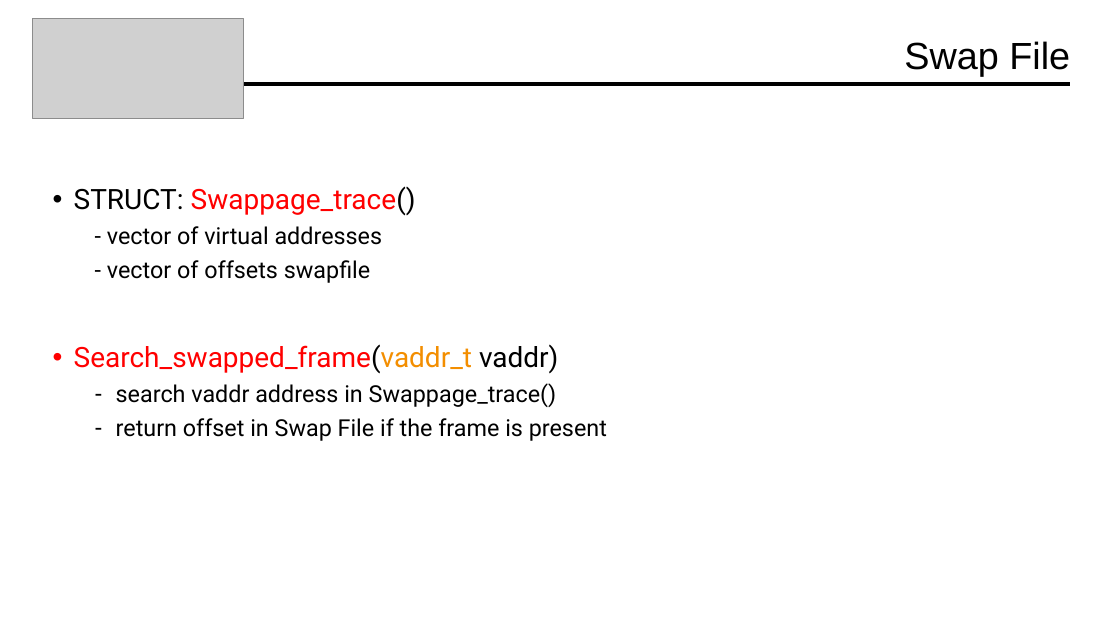
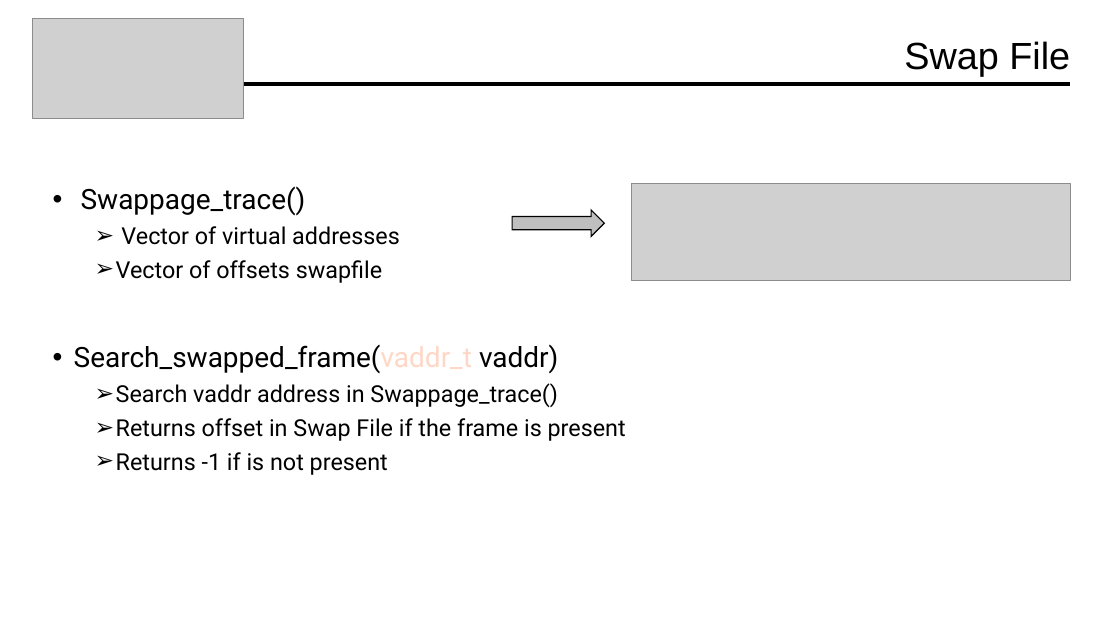
Before and after one commit to Davide619/OS161, a slide deck: slide 17 of Presentazione Progetto OS161.pptx. Drawn at 1120x630 pixels with LibreOffice and Linux fonts; fonts in the diff are those of the drawing; grey boxes stand for pictures. Boxes give left, top, right and bottom in pixels: in the first picture for what was removed or moved away, otherwise in the second. Text is boxed around its words. In the diff, an @@ line names an element or a change of style, - is before the commit and + after.

Commit message:
new presentation

```diff
--- a/Presentazione Progetto OS161.pptx
+++ b/Presentazione Progetto OS161.pptx
@@ text at (x1=81, y1=186, x2=400, y2=283): text changed @@
-• STRUCT: Swappage_trace()
-  - vector of virtual addresses
-  - vector of offsets swapfile
+• Swappage_trace()
+  ➢ Vector of virtual addresses
+  ➢ Vector of offsets swapfile
@@ picture added at (x1=632, y1=184, x2=1070, y2=281) @@
@@ right arrow added at (x1=513, y1=210, x2=605, y2=236), fill #BFBFBF, outline #000000 1 pt @@
@@ text at (x1=74, y1=344, x2=558, y2=373): text colour #FF0000 to #000000, text colour #F38E00 to #FFD7C6 in "Search_swapped_frame(vaddr_t" @@
@@ text at (x1=116, y1=383, x2=626, y2=475): text changed @@
-  – search vaddr address in Swappage_trace()
-  – return offset in Swap File if the frame is present
+  ➢ Search vaddr address in Swappage_trace()
+  ➢ Returns offset in Swap File if the frame is present
+  ➢ Returns -1 if is not present
```
Also in this commit, not shown: 8 other slides changed, 2 slides added, 2 other files.
